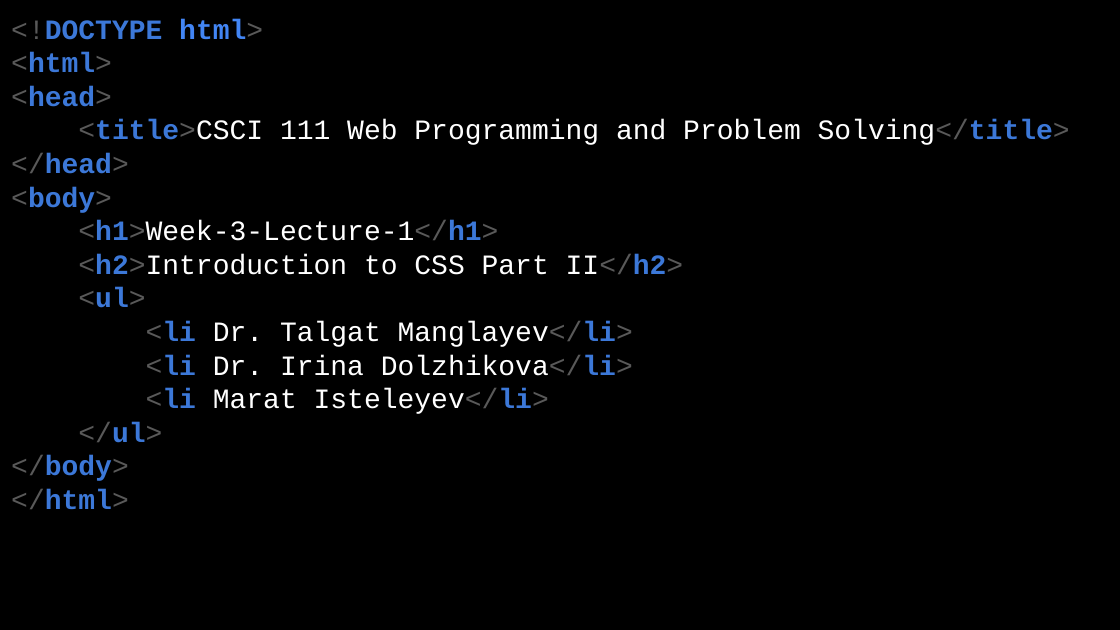
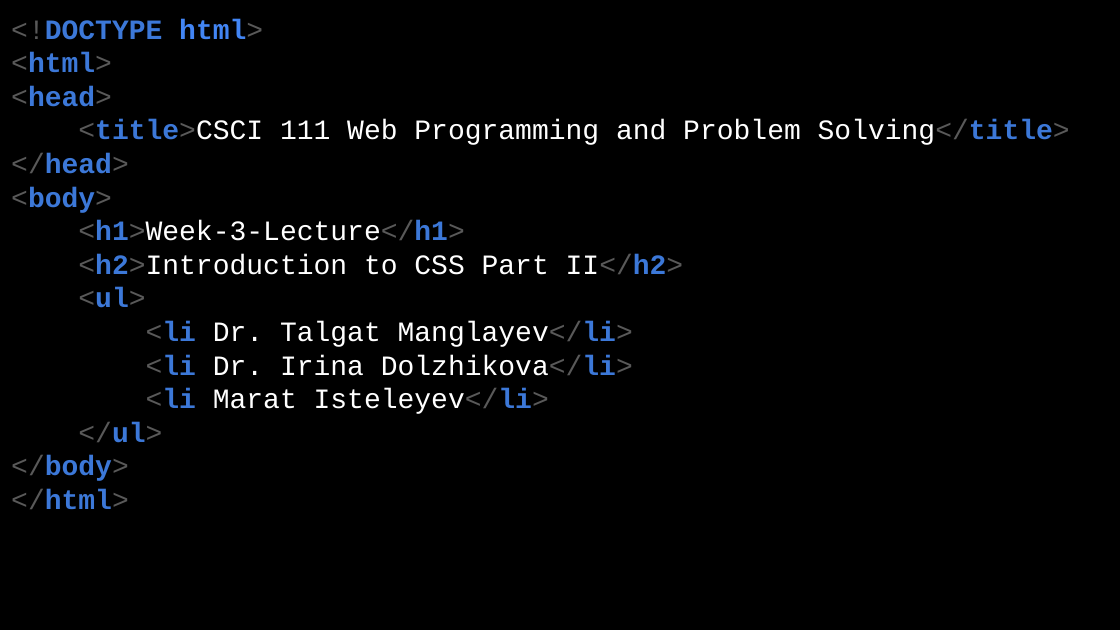
Before and after one commit to manglayev/nu-courses-material, a slide deck: slide 1 of CSCI-111/week-3/week-3-lecture.pptx. Drawn at 1120x630 pixels with LibreOffice and Linux fonts; fonts in the diff are those of the drawing. Boxes give left, top, right and bottom in pixels: in the first picture for what was removed or moved away, otherwise in the second. Text is boxed around its words. In the diff, an @@ line names an element or a change of style, - is before the commit and + after.

Commit message:
updated some lectures

```diff
--- a/CSCI-111/week-3/week-3-lecture.pptx
+++ b/CSCI-111/week-3/week-3-lecture.pptx
@@ title at (78,220,464,241): text changed @@
-<h1>Week-3-Lecture-1</h1>
+<h1>Week-3-Lecture</h1>
```
Also in this commit, not shown: 11 other files.
